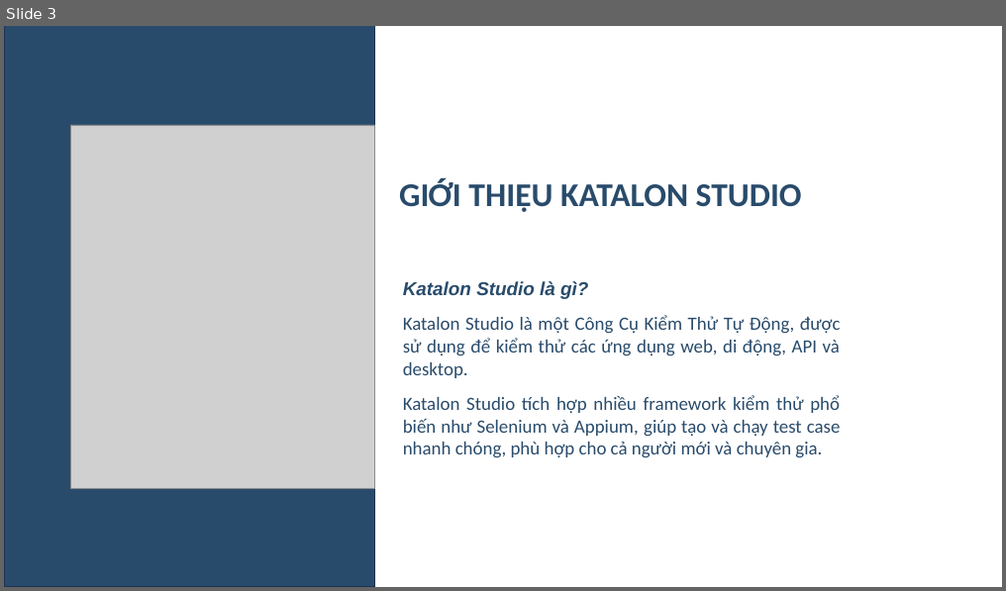
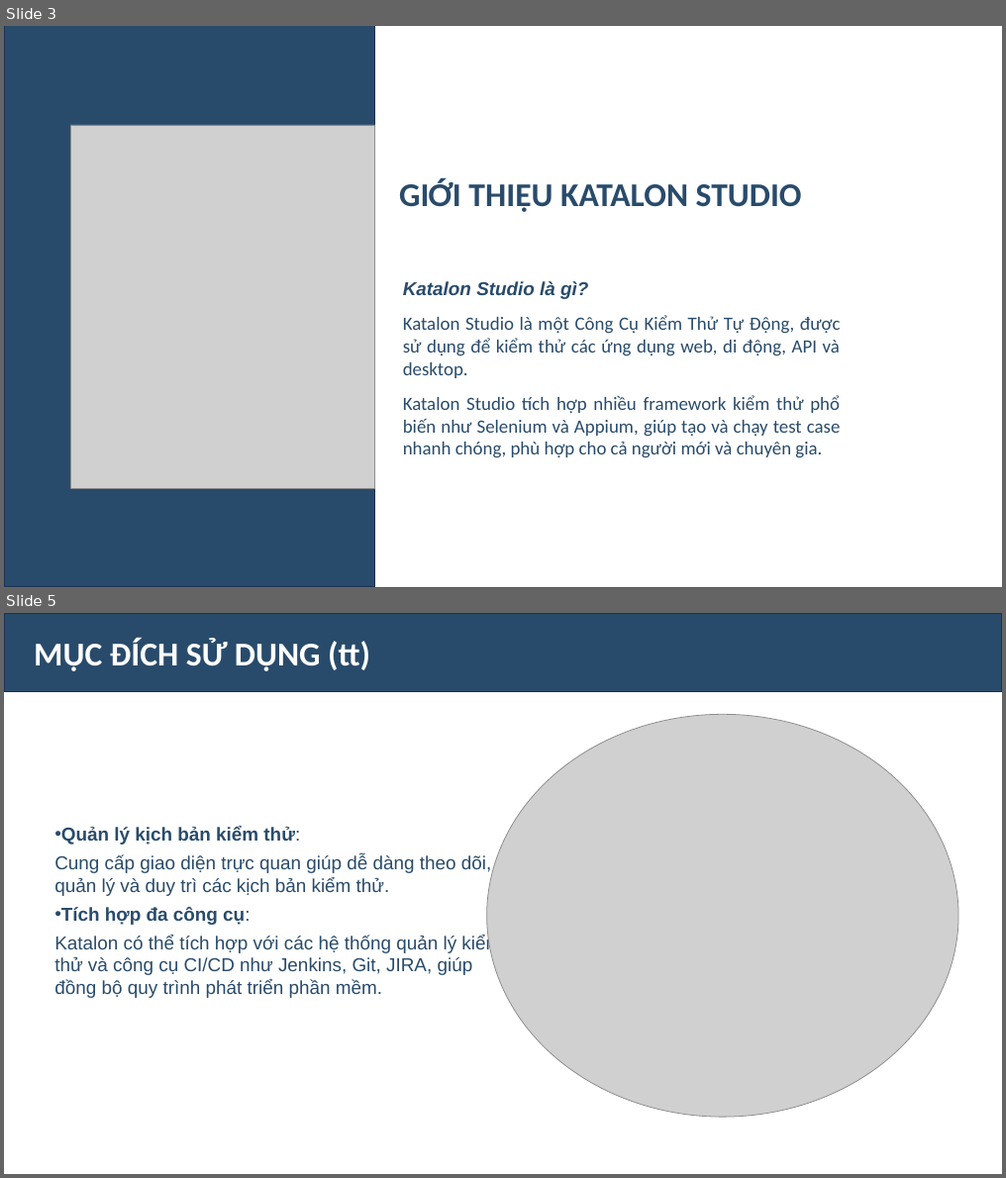
Before and after one commit to Oanh1503-git/DoAnKiemThu, a slide deck: THTH_slide.pptx. Shown one above the other, each under a label of ours: slide 3 before the commit, slides 3 and 5 after it; the slides between them are not shown. The pictures are 1006x591 and 1006x1178 pixels, drawn with LibreOffice and Linux fonts; fonts in the diff are those of the drawing; grey boxes stand for pictures. Boxes give left, top, right and bottom in pixels: in the first picture for what was removed or moved away, otherwise in the second. Text is boxed around its words. In the diff, an @@ line names an element or a change of style, - is before the commit and + after.

```diff
--- a/THTH_slide.pptx
+++ b/THTH_slide.pptx
@@ slide 5 added at <box>4,613,1002,1174</box>, background #FFFFFF @@
@@ rectangle added at <box>4,613,1002,691</box>, fill #00294F at 84% opacity, outline #1E3256 1 pt, 32 pt, text #FFFFFF, bold @@
+MỤC ĐÍCH SỬ DỤNG (tt)
@@ picture added at <box>487,714,958,1117</box> @@
@@ text added at <box>54,826,501,998</box>, 18 pt, text #294B6B @@
+• Quản lý kịch bản kiểm thử:
+Cung cấp giao diện trực quan giúp dễ dàng theo dõi, quản lý và duy trì các kịch bản kiểm thử.
+• Tích hợp đa công cụ:
+Katalon có thể tích hợp với các hệ thống quản lý kiểm thử và công cụ CI/CD như Jenkins, Git, JIRA, giúp đồng bộ quy trình phát triển phần mềm.
```
Also in this commit, not shown: 5 slides changed, 4 other slides added, 1 slide removed.
